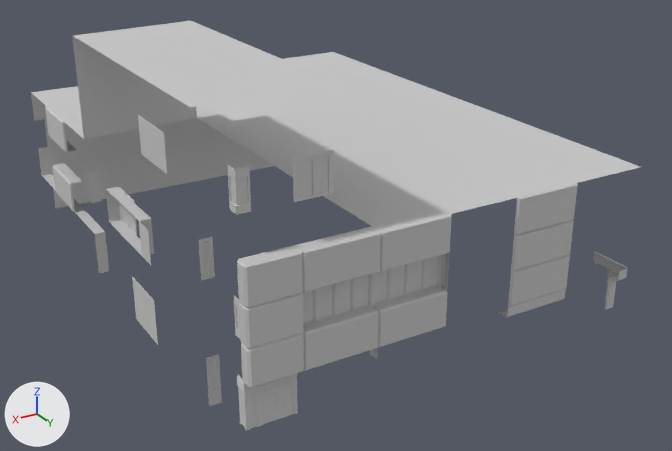
Renders of the FBX model Assets/FBX/City/Building_02/Fbx/Building_02.FBX from each side of a commit.
Before and after are seen from a 50 mm camera at (0.531, 0.482, 0.351) aimed at (0.128, -0.189, 0.015). Arrows for +X, +Y and +Z are at lower left; the lights stay in place. Where no turn or scale is listed for an object, it has been applied to the vertices.

Names of what the first picture shows: 'B02_Carton', 'B02_ColumnCorner (1)', 'B02_ConcreteHole (1)', 'B02_ConcreteSide (1)', 'B02_ConcreteWall (1)', 'B02_FrontGlass (1)', 'B02_FrontPane(1)', 'B02_FrontPanelWindow_Left (1)', 'B02_FrontPanelWindow_Right (1)', 'B02_LArgeWindow (1)', 'B02_LArgeWindow 02 (1)', 'B02_WallWindowLarge (1)', 'B02_Window (1)'.
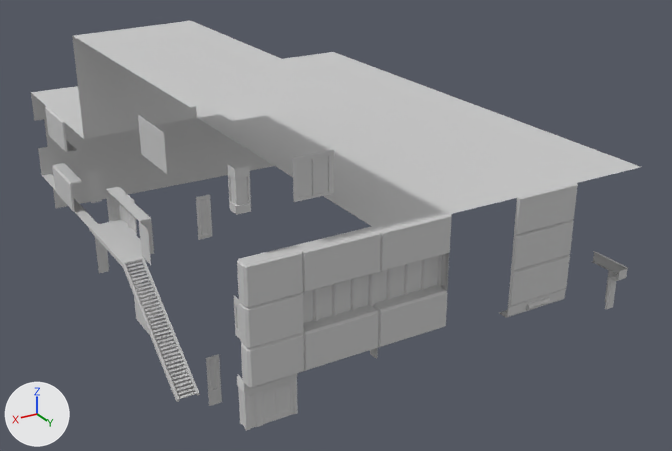
Changed parts and their boxes [x1, y1, x2, y2] in the pictures (672 x 451 px):
```json
{"object": "B02_Stairs", "change": "added", "after": [89, 222, 200, 402]}
{"object": "B02_ConcreteSide (1)", "change": "moved", "before": [199, 237, 215, 281], "after": [196, 195, 212, 240]}
```

Scene script edits in JSON lines:
```json
{"op": "add", "block": "me_mesh_022", "code": ["me_mesh_022 = bpy.data.meshes.new('Mesh.022')", "me_mesh_022.from_pydata(...)  # 260 vertices, 143 faces; spans x 0.01..0.027, y -0.24..-0.057, z 0.0..0.07", "me_mesh_022.materials.append(mat_building_02)  # light grey #cacaca"]}
{"op": "set", "path": "ob_b02_concreteside__1.location", "old": "(0.31, -0.045, 0.07)", "new": "(0.31, -0.045, 0.1)"}
{"op": "add", "block": "ob_b02_stairs", "code": ["ob_b02_stairs = bpy.data.objects.new('B02_Stairs', me_mesh_022)", "ob_b02_stairs.location = (0.31, -0.005, -0.03)"]}
```
